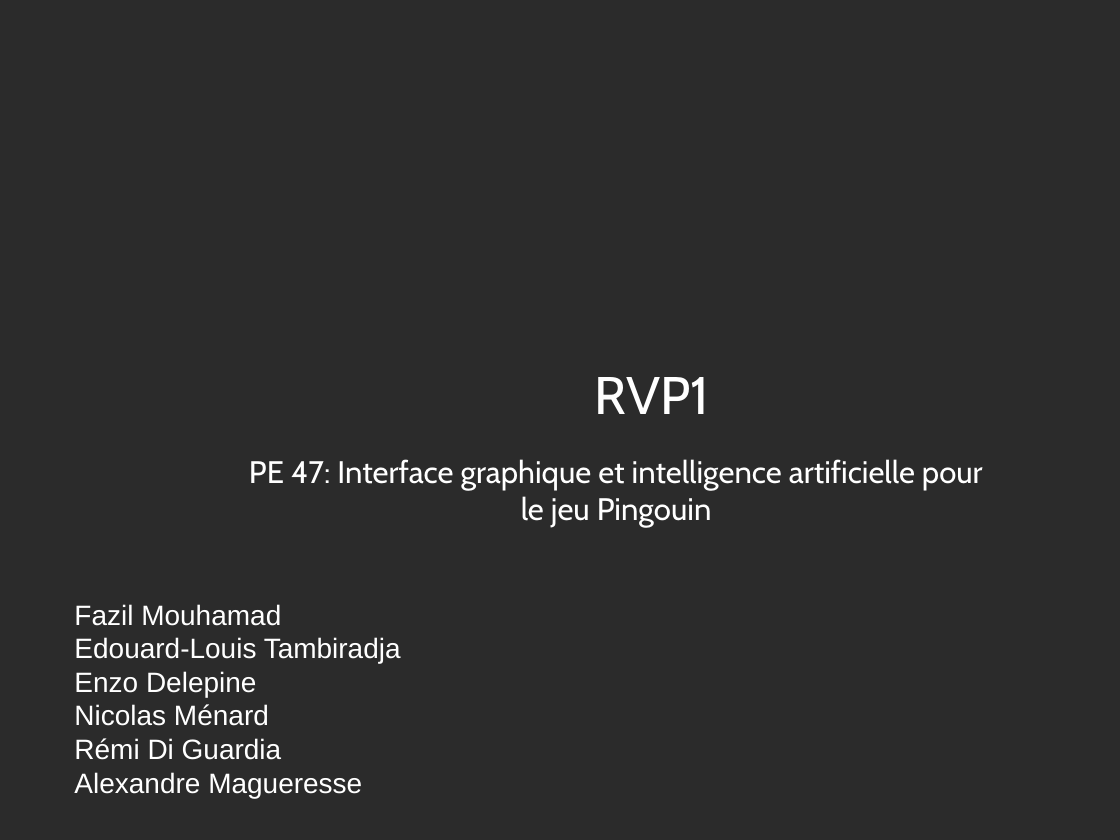
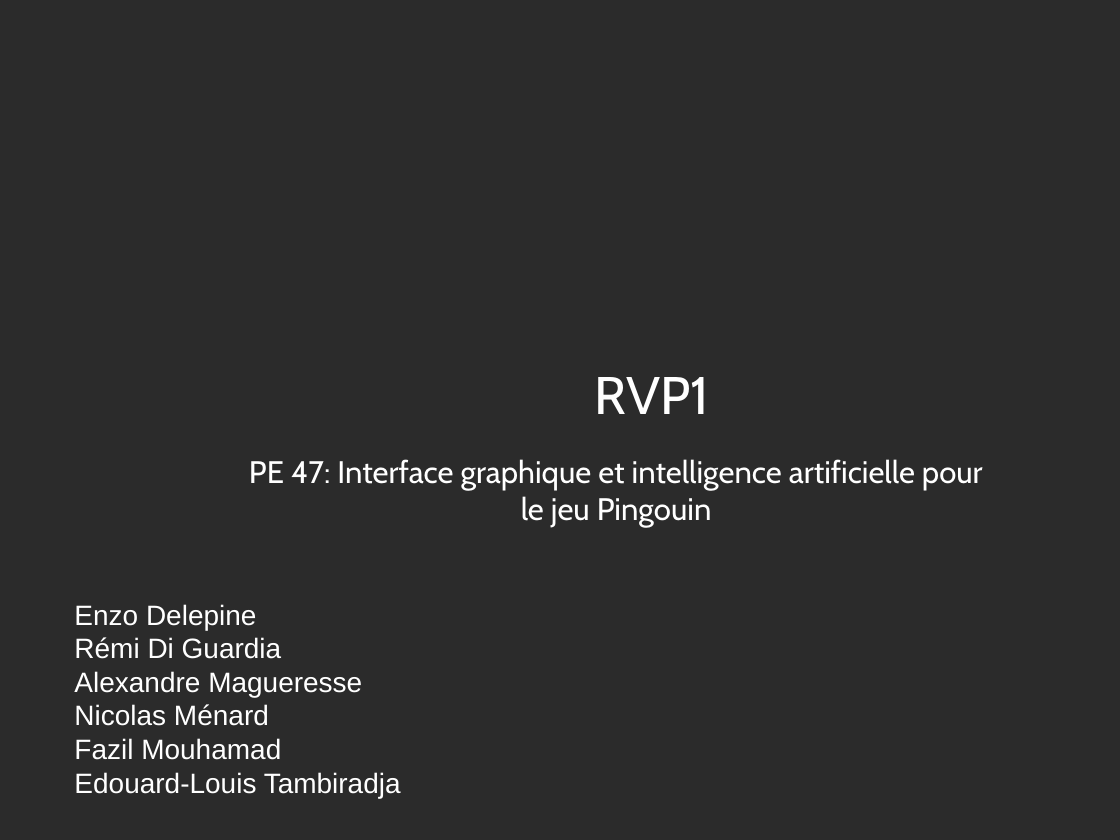
Before and after one commit to PingouinsECL/documents, a slide deck: slide 1 of RVP1.pptx. Drawn at 1120x840 pixels with LibreOffice and Linux fonts; fonts in the diff are those of the drawing; background and template pictures are left out; a plain dark background stands for a picture behind light text. Boxes give left, top, right and bottom in pixels: in the first picture for what was removed or moved away, otherwise in the second. Text is boxed around its words. In the diff, an @@ line names an element or a change of style, - is before the commit and + after.

```diff
--- a/RVP1.pptx
+++ b/RVP1.pptx
@@ text at <box>74,604,362,726</box>: paragraphs added @@
+Enzo Delepine
+Rémi Di Guardia
+Alexandre Magueresse
+Nicolas Ménard
@@ text at <box>74,671,362,798</box>: paragraphs removed @@
-Enzo Delepine
-Nicolas Ménard
-Rémi Di Guardia
-Alexandre Magueresse
```
